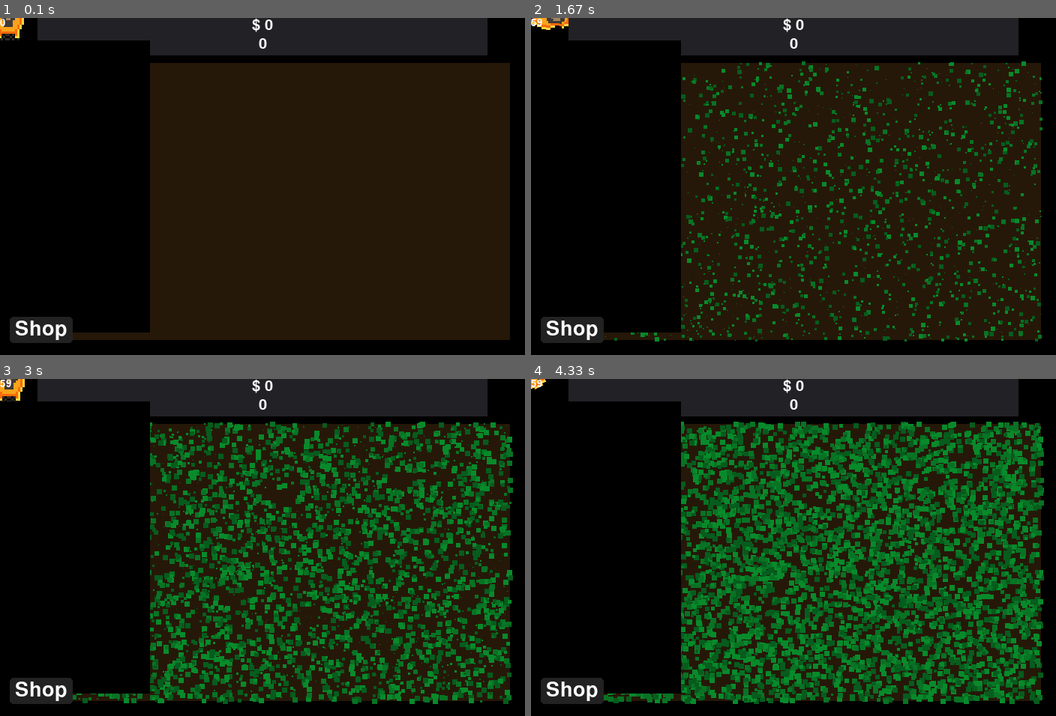
Above: before the commit, frames 1-4 (two rows, left to right).
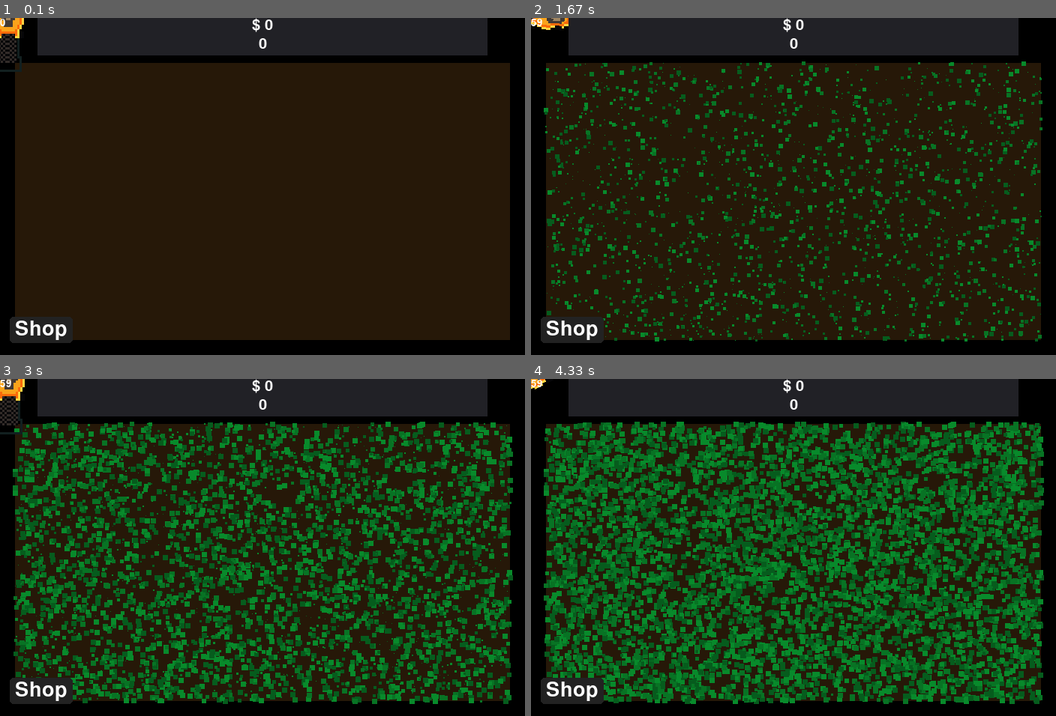
Above: after the commit, the same moments.

Repository: Acaippa/pygame-lawnmower
Game: pygame game, started from ver 0.2/main.py
The game is run twice, just before and just after one commit, with the same random seed, the same clock (stepped at 60 frames per second) and the same inputs.
Inputs:
- Up to frame 1 (0.1 s): no input
- Up to frame 2 (1.67 s): hold Right 0.33-0.8 s; hold Up 0.83-1.13 s; hold Right 1.17-1.63 s
- Up to frame 3 (3 s): hold Left 1.67-2.2 s; hold Down 2.23-2.53 s; hold Left 2.57-2.97 s
- Up to frame 4 (4.33 s): hold Up 3-3.37 s; hold Right 3.4-4.03 s; hold Down from 4.07 s (still down)

The runs differ from the first frame. In frame 1, 21% of the frame differs, in the area x 0-29%, y 6-94%; in frame 2, 21%; in frame 3, 21%; in frame 4, 21%.

Commit message:
sync git

Diff:
--- a/ver 0.2/UI/mower_menu.py
+++ b/ver 0.2/UI/mower_menu.py
@@ -17,17 +17,23 @@
 
 		self.width = 200
 
-		self.pos = (0, self.margin)
+		self.pos = (-self.width, self.margin)
 
 		w, h = self.display_surface.get_size()
 		self.surface = pygame.Surface((self.width, h - self.margin * 2))
 
+		self.background_color = "#7f2424"
+
+		self.surface.fill(self.background_color)
+
 		self.velocity = 500
 
-		self.hide_self_bool = False
-		self.show_self_bool = True
+		self.hide_self_bool = True
+		self.show_self_bool = False
 
 		self.hidden = True
+
+		self.item_list = [] # all the items inside the menu.
 
 	def update(self, dt):
 		self.delta_time = dt
